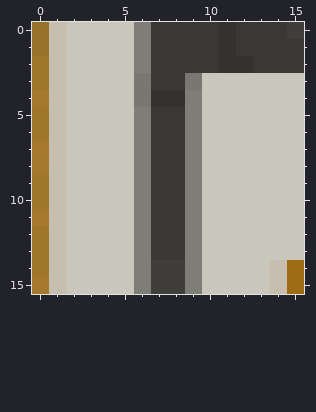
File history of a pixel-art sprite, tiles/inside/wall/south-west/Plain.png. That is the earlier state.
Colours within 5 levels of each other are drawn and written as one.
And afterwards:
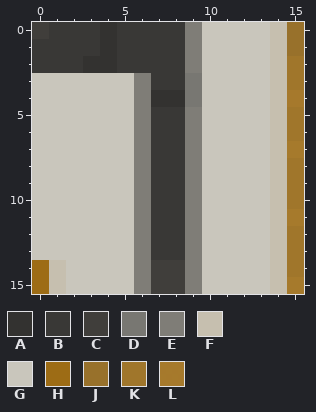
Palette (. is transparent): A #333230  B #393836  C #403e3b  D #787772  E #7f7d77  F #c6bfaf  G #c9c6bc  H #9d6c15  J #98702afd  K #a0762b  L #a6792bfd
The edit:
file 16x16 -> 256x256 pixels (blocks of 1x1 -> 16x16; one block is one cell here)
The edit turns colour G into colour A in rows 0 to 1 at x 4; in row 2 at x 3 to 4.
The edit turns colour E into colour B in rows 0 to 2 at x 6.
The edit turns colour F into colour B in rows 0 to 2 at x 1.
The edit turns colour G into colour B in rows 0 to 1 at x 2 to 3 and 5; in row 2 at x 2 and 5.
The edit turns colour J into colour B in row 1 at x 0.
The edit turns colour K into colour B in row 2 at x 0.
The edit turns colour J into colour C in row 0 at x 0.
The edit turns colour E into colour D in row 4 at x 9.
The edit turns colour B into colour E in rows 0 to 2 at x 9.
The edit turns colour D into colour E in rows 3 to 4 at x 6.
The edit turns colour B into colour F in rows 0 to 2 at x 14.
The edit turns colour G into colour F in rows 3 to 13 at x 14.
The edit turns colour A into colour G in rows 0 to 1 at x 11; in row 2 at x 11 to 12.
The edit turns colour B into colour G in rows 0 to 1 at x 10 and 12 to 13; in row 2 at x 10 and 13.
The edit turns colour F into colour G in rows 3 to 13 at x 1.
The edit turns colour K into colour G in row 3 at x 0; in rows 5 to 6 at x 0; in rows 9 to 10 at x 0; in rows 12 to 13 at x 0.
The edit turns colour L into colour G in row 4 at x 0; in rows 7 to 8 at x 0; in row 11 at x 0.
The edit turns colour K into colour H in row 14 at x 0.
The edit turns colour L into colour H in row 15 at x 0.
The edit turns colour B into colour J in row 1 at x 15.
The edit turns colour C into colour J in row 0 at x 15.
The edit turns colour B into colour K in row 2 at x 15.
The edit turns colour G into colour K in row 3 at x 15; in rows 5 to 6 at x 15; in rows 8 to 10 at x 15; in rows 12 to 13 at x 15.
The edit turns colour H into colour K in row 14 at x 15.
The edit turns colour G into colour L in row 4 at x 15; in row 7 at x 15; in row 11 at x 15.
The edit turns colour H into colour L in row 15 at x 15.
Where, in picture pixels (left, top, right, bottom), the same in both pictures:
changed: (32, 22, 304, 294)
